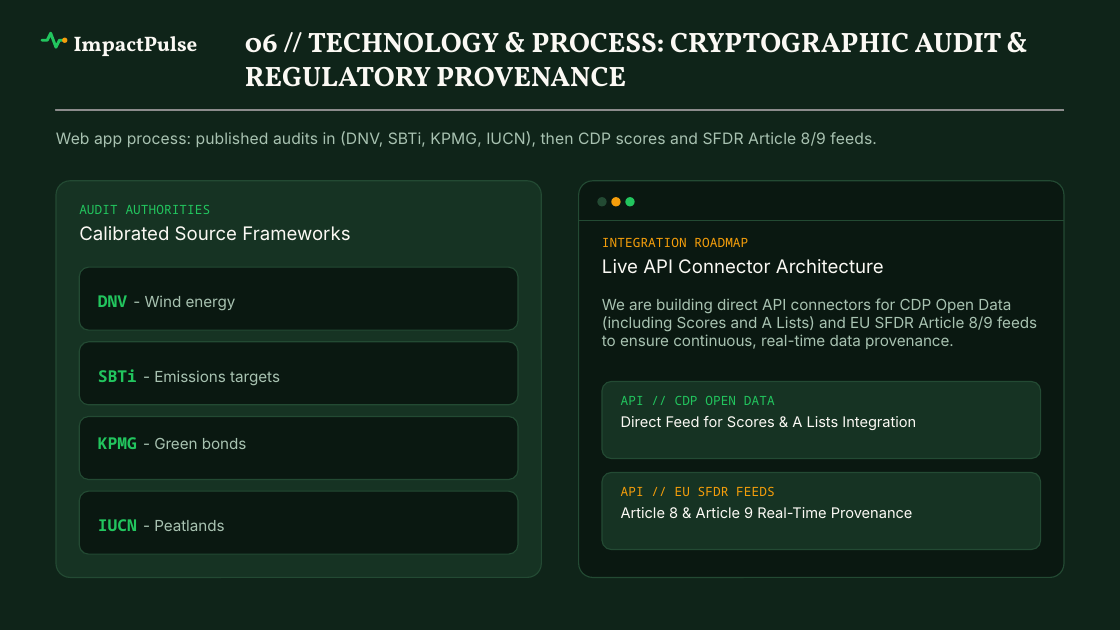
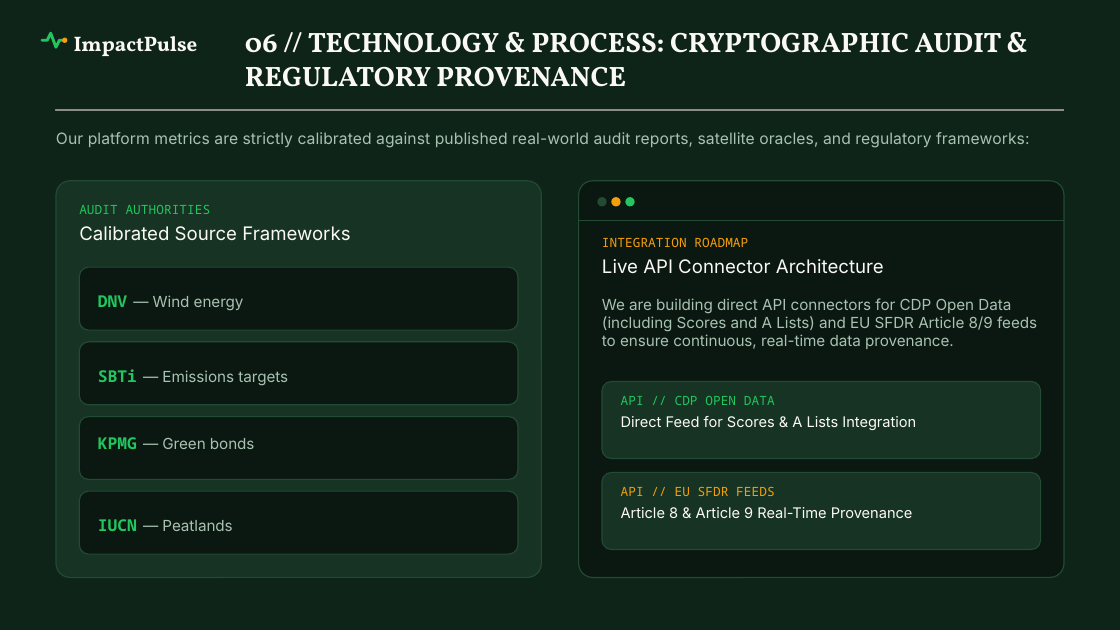
Before and after one commit to Siva-Subramaniam-DS/TCS-Project, a slide deck: slide 8 of ImpactPulse_TCS_Submission_12Slides.pptx. Drawn at 1120x630 pixels with LibreOffice and Linux fonts; fonts in the diff are those of the drawing; grey boxes stand for pictures; background and template pictures are left out. Boxes give left, top, right and bottom in pixels: in the first picture for what was removed or moved away, otherwise in the second. Text is boxed around its words. In the diff, an @@ line names an element or a change of style, - is before the commit and + after.

```diff
--- a/ImpactPulse_TCS_Submission_12Slides.pptx
+++ b/ImpactPulse_TCS_Submission_12Slides.pptx
@@ text at (56,132,1029,148): text changed @@
-Web app process: published audits in (DNV, SBTi, KPMG, IUCN), then CDP scores and SFDR Article 8/9 feeds.
+Our platform metrics are strictly calibrated against published real-world audit reports, satellite oracles, and regulatory frameworks:
@@ text at (98,295,244,310): text changed @@
-DNV - Wind energy
+DNV — Wind energy
@@ text at (98,369,288,385): text changed @@
-SBTi - Emissions targets
+SBTi — Emissions targets
@@ text at (98,437,255,449): text changed @@
-KPMG - Green bonds
+KPMG — Green bonds
@@ text at (98,519,232,531): text changed @@
-IUCN - Peatlands
+IUCN — Peatlands
```
Also in this commit, not shown: 11 other slides changed, 17 other files.
